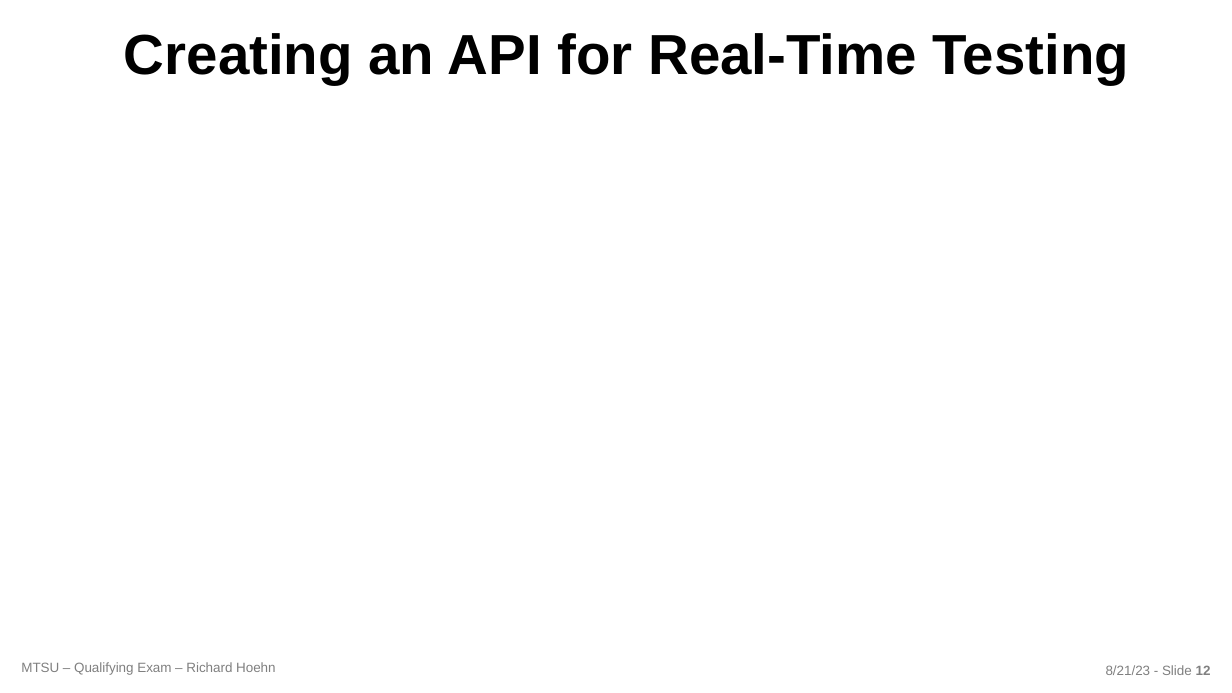
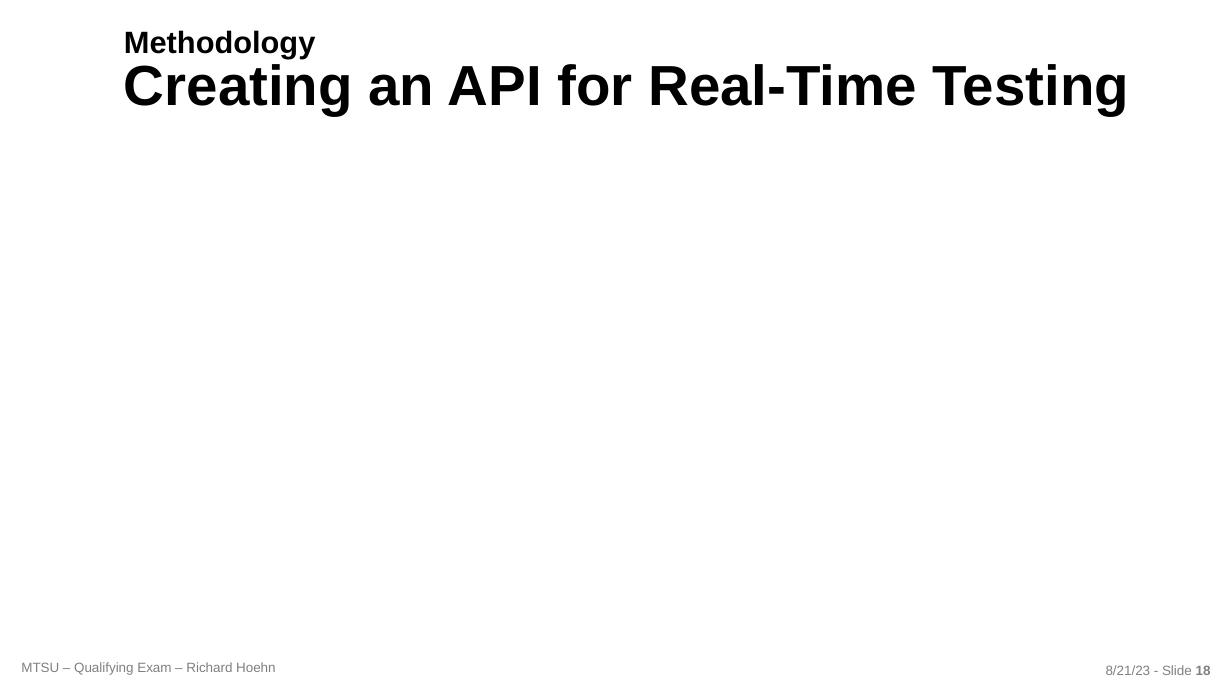
Before and after one commit to richardhoehn/mtsu.coms.qualifying-exam, a slide deck: slide 18 of presentation/COMS_Qualifying_Exam-2023-08-21.pptx (slide 12 before the commit). Drawn at 1232x693 pixels with LibreOffice and Linux fonts; fonts in the diff are those of the drawing; background and template pictures are left out. Boxes give left, top, right and bottom in pixels: in the first picture for what was removed or moved away, otherwise in the second. Text is boxed around its words. In the diff, an @@ line names an element or a change of style, - is before the commit and + after.

```diff
--- a/presentation/COMS_Qualifying_Exam-2023-08-21.pptx
+++ b/presentation/COMS_Qualifying_Exam-2023-08-21.pptx
@@ title at (124,30,1129,116): text changed @@
-Creating an API for Real-Time Testing
+Methodology
+Creating an API for Real-Time Testing
@@ text at (1106,665,1211,675): text changed @@
-8/21/23 - Slide 12
+8/21/23 - Slide 18
```
Also in this commit, not shown: 5 other slides changed, 15 slides added, 8 slides removed, 14 other files.
